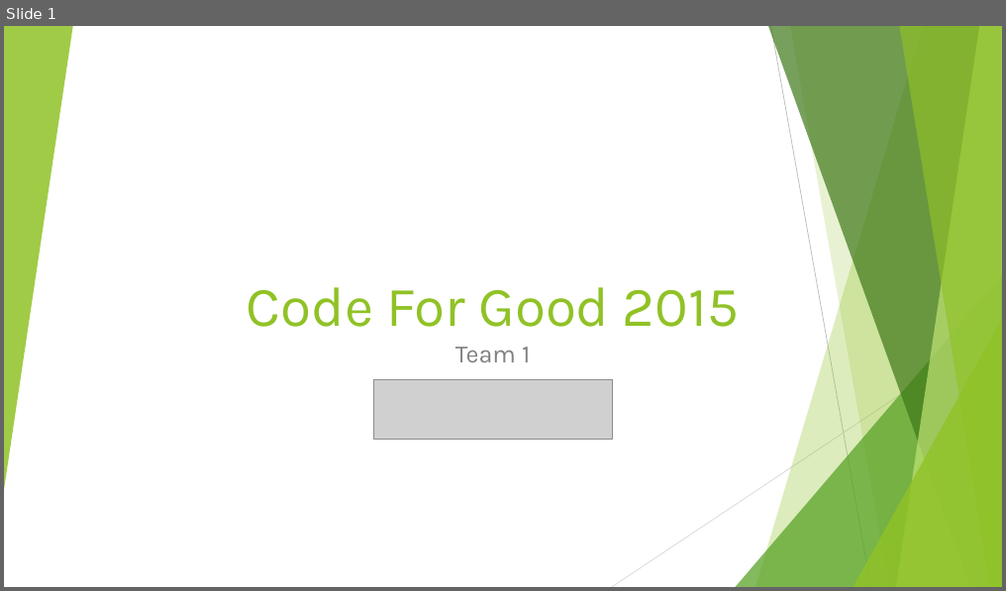
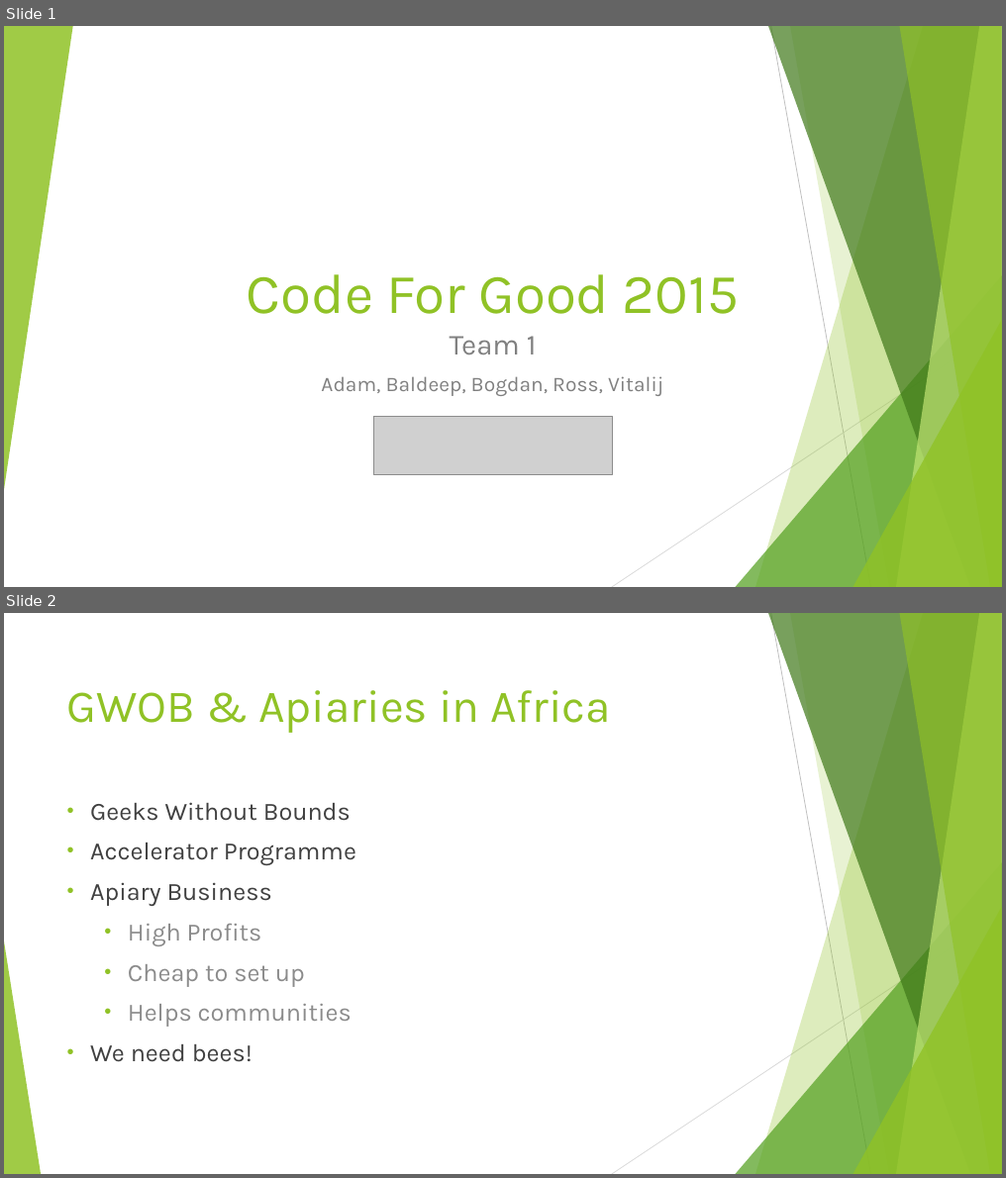
Before and after one commit to Glasgow2015/team-1, a slide deck: C4G2015Presentation.pptx. Shown one above the other, each under a label of ours: slide 1 before the commit, slides 1 and 2 after it. The pictures are 1006x591 and 1006x1178 pixels, drawn with LibreOffice and Linux fonts; fonts in the diff are those of the drawing; grey boxes stand for pictures. Boxes give left, top, right and bottom in pixels: in the first picture for what was removed or moved away, otherwise in the second. Text is boxed around its words. In the diff, an @@ line names an element or a change of style, - is before the commit and + after.

Commit message:
Added introduction to the presentation

```diff
--- a/C4G2015Presentation.pptx
+++ b/C4G2015Presentation.pptx
@@ slide 2 added at (x1=4, y1=613, x2=1002, y2=1174), background #FFFFFF; not listed: 9 template elements that a slide beside it also shows @@
@@ title added at (x1=67, y1=690, x2=611, y2=733), 44 pt, text #90C226 @@
+GWOB & Apiaries in Africa
@@ text added at (x1=90, y1=802, x2=356, y2=1062), 24 pt, text #404040 @@
+• Geeks Without Bounds
+• Accelerator Programme
+• Apiary Business
+  • High Profits
+  • Cheap to set up
+  • Helps communities
+• We need bees!
@@ triangle added at (x1=4, y1=942, x2=41, y2=1174), fill #90C226 at 85% opacity @@
@@ slide 1 changed as well @@
@@ title "Code For Good 2015" moved from (x1=247, y1=287, x2=739, y2=327) to (x1=247, y1=274, x2=739, y2=314) @@
@@ subtitle "Team 1" moved from (x1=455, y1=347, x2=530, y2=363) to (x1=321, y1=336, x2=663, y2=396) @@
@@ subtitle at (x1=450, y1=336, x2=537, y2=355): size 24 to 28 pt in "Team 1" @@
@@ subtitle at (x1=321, y1=376, x2=663, y2=396): paragraph added @@
+Adam, Baldeep, Bogdan, Ross, Vitalij
@@ picture moved from (x1=374, y1=380, x2=613, y2=439) to (x1=374, y1=417, x2=613, y2=475) @@
```
